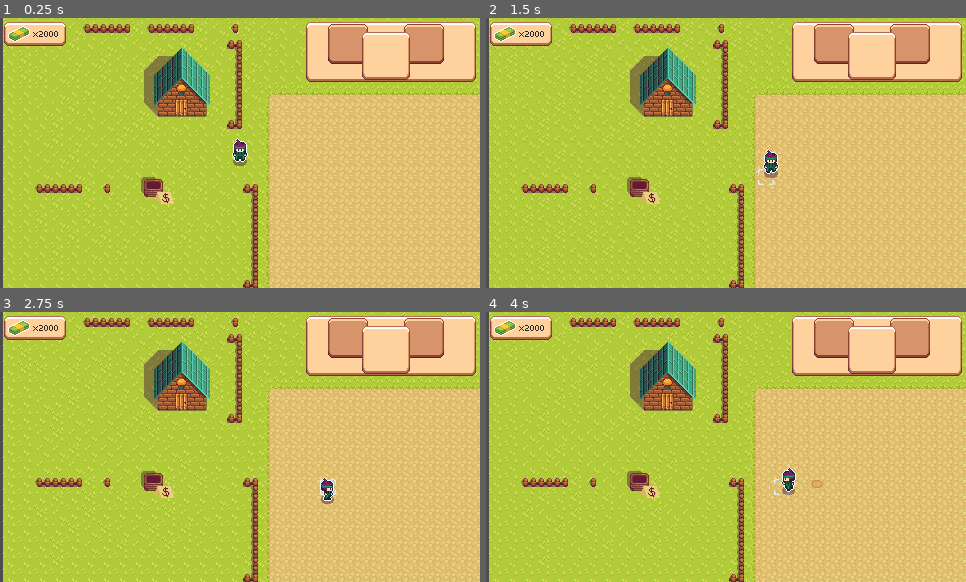
Above: before the commit, frames 1-4 (two rows, left to right).
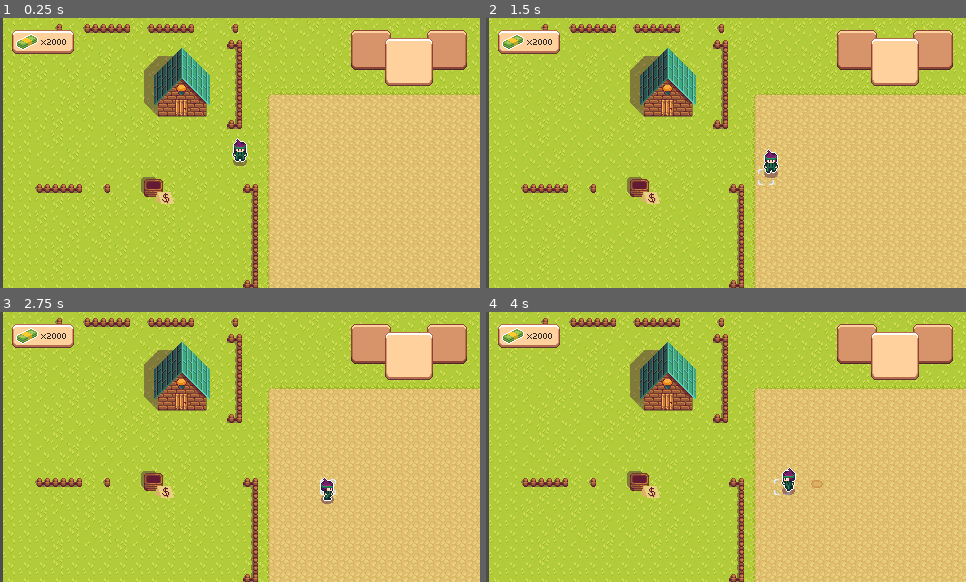
Above: after the commit, the same moments.

Repository: Jukaio/GGJ2024
Game: Godot game, scene res://scenes/entry_point.tscn
Two runs of this game, one before a commit and one after it. Both use one fixed random seed, a clock stepped at 60 frames per second and the inputs below.
Inputs:
- Up to frame 1 (0.25 s): no input
- Up to frame 2 (1.5 s): tap Enter at 0.5 s; hold D (right) 0.53-1.28 s; tap Space (interact) at 0.6 s; hold S (down) from 1.28 s (still down); tap E (inv_next) at 1.35 s
- Up to frame 3 (2.75 s): release S (down) at 2.03 s; hold D (right) from 2.03 s (still down); tap Q (inv_prev) at 2.1 s
- Up to frame 4 (4 s): release D (right) at 2.78 s; hold W (up) 2.78-3.53 s; tap Space (interact) at 2.85 s; hold A (left) from 3.53 s (still down); tap E (inv_next) at 3.6 s

The runs differ from the first frame. In frame 1, 8.1% of the frame differs, in the area x 0-100%, y 1-26%; in frame 2, 8.1%; in frame 3, 8.1%; in frame 4, 8.1%.

Commit message:
UI clean up

Diff:
--- a/scenes/ui_canvas_layer.tscn
+++ b/scenes/ui_canvas_layer.tscn
@@ -10,7 +10,7 @@
 [node name="UICanvasLayer" type="CanvasLayer" node_paths=PackedStringArray("money_text", "hotbar_slots")]
 script = ExtResource("1_83ydr")
 money_text = NodePath("AspectRatioContainer/VBoxContainer/Top Half/HBoxContainer/Top Left/MarginContainer/Panel/MoneyText")
-hotbar_slots = [NodePath("AspectRatioContainer/VBoxContainer/Top Half/HBoxContainer/Top Right/MarginContainer/NinePatchRect/NinePatchRect2/Sprite2D"), NodePath("AspectRatioContainer/VBoxContainer/Top Half/HBoxContainer/Top Right/MarginContainer/NinePatchRect/NinePatchRect3/Sprite2D"), NodePath("AspectRatioContainer/VBoxContainer/Top Half/HBoxContainer/Top Right/MarginContainer/NinePatchRect/NinePatchRect/Sprite2D")]
+hotbar_slots = [NodePath("AspectRatioContainer/VBoxContainer/Top Half/HBoxContainer/Top Right/MarginContainer/Panel/NinePatchRect2/Sprite2D"), NodePath("AspectRatioContainer/VBoxContainer/Top Half/HBoxContainer/Top Right/MarginContainer/Panel/NinePatchRect3/Sprite2D"), NodePath("AspectRatioContainer/VBoxContainer/Top Half/HBoxContainer/Top Right/MarginContainer/Panel/NinePatchRect/Sprite2D")]
 
 [node name="MainMenu" type="AspectRatioContainer" parent="."]
 visible = false
@@ -88,10 +88,10 @@
 [node name="Top Half" type="MarginContainer" parent="AspectRatioContainer/VBoxContainer"]
 layout_mode = 2
 size_flags_vertical = 3
-theme_override_constants/margin_left = 4
-theme_override_constants/margin_top = 4
-theme_override_constants/margin_right = 4
-theme_override_constants/margin_bottom = 4
+theme_override_constants/margin_left = 12
+theme_override_constants/margin_top = 12
+theme_override_constants/margin_right = 12
+theme_override_constants/margin_bottom = 12
 
 [node name="HBoxContainer" type="HBoxContainer" parent="AspectRatioContainer/VBoxContainer/Top Half"]
 layout_mode = 2
@@ -102,6 +102,7 @@
 
 [node name="MarginContainer" type="MarginContainer" parent="AspectRatioContainer/VBoxContainer/Top Half/HBoxContainer/Top Left"]
 layout_mode = 2
+theme_override_constants/margin_left = 0
 theme_override_constants/margin_top = 0
 theme_override_constants/margin_right = 172
 theme_override_constants/margin_bottom = 100
@@ -156,25 +157,17 @@
 theme_override_constants/margin_left = 64
 theme_override_constants/margin_top = 0
 theme_override_constants/margin_right = 0
-theme_override_constants/margin_bottom = 64
-
-[node name="NinePatchRect" type="NinePatchRect" parent="AspectRatioContainer/VBoxContainer/Top Half/HBoxContainer/Top Right/MarginContainer"]
-layout_mode = 2
-size_flags_horizontal = 3
-size_flags_vertical = 3
-texture = ExtResource("4_4nijn")
-region_rect = Rect2(9, 9, 30, 30)
-patch_margin_left = 4
-patch_margin_top = 4
-patch_margin_right = 4
-patch_margin_bottom = 4
-
-[node name="NinePatchRect" type="NinePatchRect" parent="AspectRatioContainer/VBoxContainer/Top Half/HBoxContainer/Top Right/MarginContainer/NinePatchRect"]
+theme_override_constants/margin_bottom = 48
+
+[node name="Panel" type="Panel" parent="AspectRatioContainer/VBoxContainer/Top Half/HBoxContainer/Top Right/MarginContainer"]
+self_modulate = Color(1, 1, 1, 0)
+layout_mode = 2
+
+[node name="NinePatchRect" type="NinePatchRect" parent="AspectRatioContainer/VBoxContainer/Top Half/HBoxContainer/Top Right/MarginContainer/Panel"]
 layout_mode = 0
-offset_left = 22.0
-offset_top = 1.99832
-offset_right = 62.0
-offset_bottom = 41.9983
+offset_left = 45.0
+offset_right = 85.0
+offset_bottom = 40.0
 texture = ExtResource("4_sucp4")
 region_rect = Rect2(9, 57, 30, 30)
 patch_margin_left = 4
@@ -182,7 +175,7 @@
 patch_margin_right = 4
 patch_margin_bottom = 4
 
-[node name="Sprite2D" type="Sprite2D" parent="AspectRatioContainer/VBoxContainer/Top Half/HBoxContainer/Top Right/MarginContainer/NinePatchRect/NinePatchRect"]
+[node name="Sprite2D" type="Sprite2D" parent="AspectRatioContainer/VBoxContainer/Top Half/HBoxContainer/Top Right/MarginContainer/Panel/NinePatchRect"]
 position = Vector2(20, 20)
 scale = Vector2(2, 2)
 texture = ExtResource("5_pqwk4")
@@ -190,12 +183,11 @@
 vframes = 5
 frame = 6
 
-[node name="NinePatchRect3" type="NinePatchRect" parent="AspectRatioContainer/VBoxContainer/Top Half/HBoxContainer/Top Right/MarginContainer/NinePatchRect"]
+[node name="NinePatchRect3" type="NinePatchRect" parent="AspectRatioContainer/VBoxContainer/Top Half/HBoxContainer/Top Right/MarginContainer/Panel"]
 layout_mode = 0
-offset_left = 98.0
-offset_top = 1.99832
-offset_right = 138.0
-offset_bottom = 41.9983
+offset_left = 121.0
+offset_right = 161.0
+offset_bottom = 40.0
 texture = ExtResource("4_sucp4")
 region_rect = Rect2(9, 57, 30, 30)
 patch_margin_left = 4
@@ -203,7 +195,7 @@
 patch_margin_right = 4
 patch_margin_bottom = 4
 
-[node name="Sprite2D" type="Sprite2D" parent="AspectRatioContainer/VBoxContainer/Top Half/HBoxContainer/Top Right/MarginContainer/NinePatchRect/NinePatchRect3"]
+[node name="Sprite2D" type="Sprite2D" parent="AspectRatioContainer/VBoxContainer/Top Half/HBoxContainer/Top Right/MarginContainer/Panel/NinePatchRect3"]
 position = Vector2(20, 20)
 scale = Vector2(2, 2)
 texture = ExtResource("5_pqwk4")
@@ -211,12 +203,12 @@
 vframes = 5
 frame = 2
 
-[node name="NinePatchRect2" type="NinePatchRect" parent="AspectRatioContainer/VBoxContainer/Top Half/HBoxContainer/Top Right/MarginContainer/NinePatchRect"]
+[node name="NinePatchRect2" type="NinePatchRect" parent="AspectRatioContainer/VBoxContainer/Top Half/HBoxContainer/Top Right/MarginContainer/Panel"]
 layout_mode = 0
-offset_left = 56.0
-offset_top = 9.998
-offset_right = 104.0
-offset_bottom = 57.998
+offset_left = 79.0
+offset_top = 8.0
+offset_right = 127.0
+offset_bottom = 56.0
 texture = ExtResource("4_sucp4")
 region_rect = Rect2(9, 9, 30, 30)
 patch_margin_left = 4
@@ -224,7 +216,7 @@
 patch_margin_right = 4
 patch_margin_bottom = 4
 
-[node name="Sprite2D" type="Sprite2D" parent="AspectRatioContainer/VBoxContainer/Top Half/HBoxContainer/Top Right/MarginContainer/NinePatchRect/NinePatchRect2"]
+[node name="Sprite2D" type="Sprite2D" parent="AspectRatioContainer/VBoxContainer/Top Half/HBoxContainer/Top Right/MarginContainer/Panel/NinePatchRect2"]
 position = Vector2(24, 24.0003)
 scale = Vector2(2, 2)
 texture = ExtResource("5_pqwk4")
